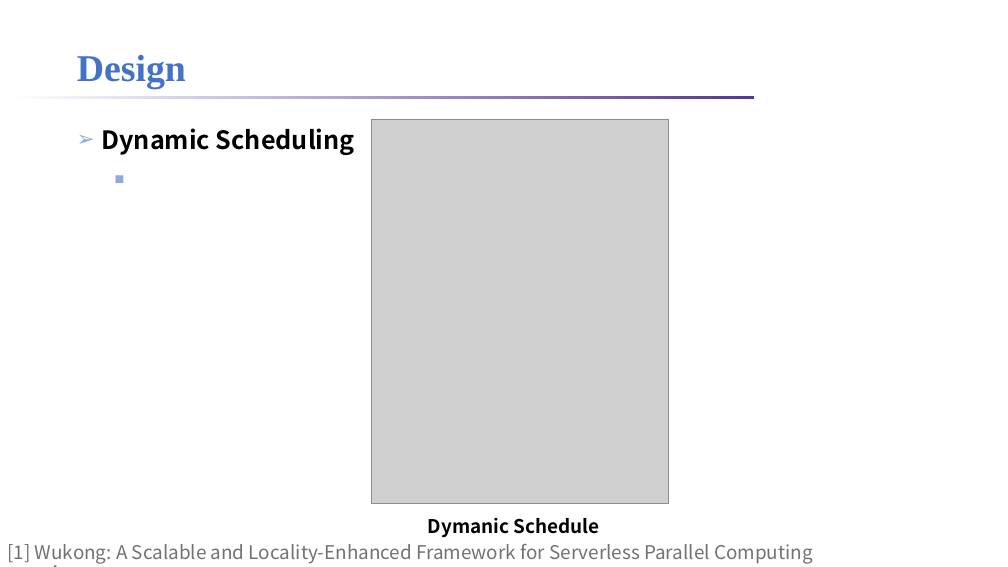
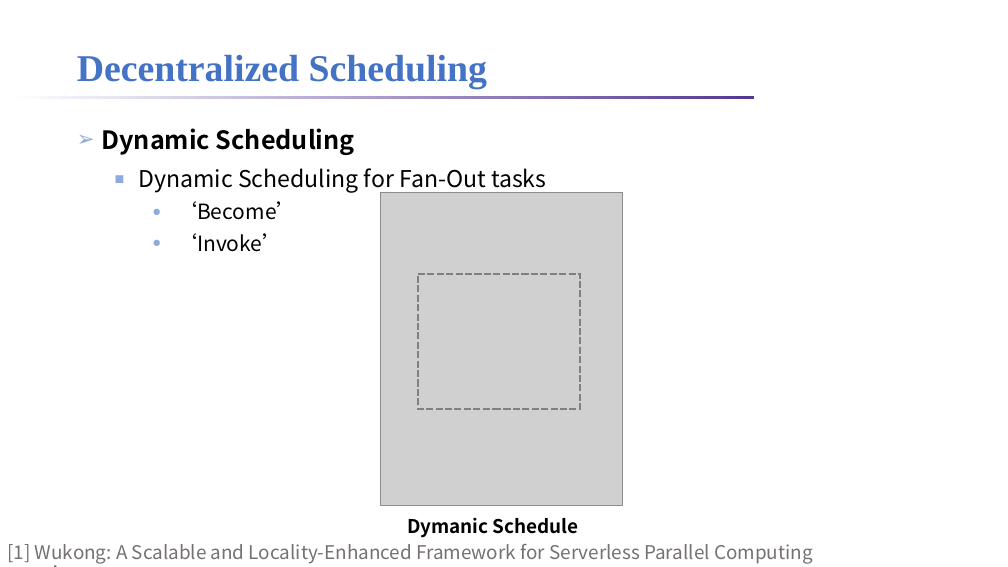
Before and after one commit to lt2000/ADSL, a slide deck: slide 13 of meeting/利用调度解决Serverless的IO时延问题.pptx (slide 12 before the commit). Drawn at 1008x567 pixels with LibreOffice and Linux fonts; fonts in the diff are those of the drawing; grey boxes stand for pictures; background and template pictures are left out. Boxes give left, top, right and bottom in pixels: in the first picture for what was removed or moved away, otherwise in the second. Text is boxed around its words. In the diff, an @@ line names an element or a change of style, - is before the commit and + after.

```diff
--- a/meeting/利用调度解决Serverless的IO时延问题.pptx
+++ b/meeting/利用调度解决Serverless的IO时延问题.pptx
@@ title at (x1=77, y1=54, x2=487, y2=89): text changed @@
-Design
+Decentralized Scheduling
@@ text at (x1=139, y1=168, x2=546, y2=252): paragraphs added @@
+  ■ Dynamic Scheduling for Fan-Out tasks
+    ● ‘Become’
+    ● ‘Invoke’
@@ picture resized from (x1=371, y1=119, x2=669, y2=503) to (x1=380, y1=193, x2=623, y2=505) @@
@@ rectangle added at (x1=418, y1=274, x2=581, y2=409), outline #808080 2.25 pt dashed @@
@@ text "Dymanic Schedule" moved from (x1=428, y1=517, x2=600, y2=538) to (x1=407, y1=517, x2=579, y2=538) @@
```
Also in this commit, not shown: 11 other slides changed, 5 slides added, 1 other file.
